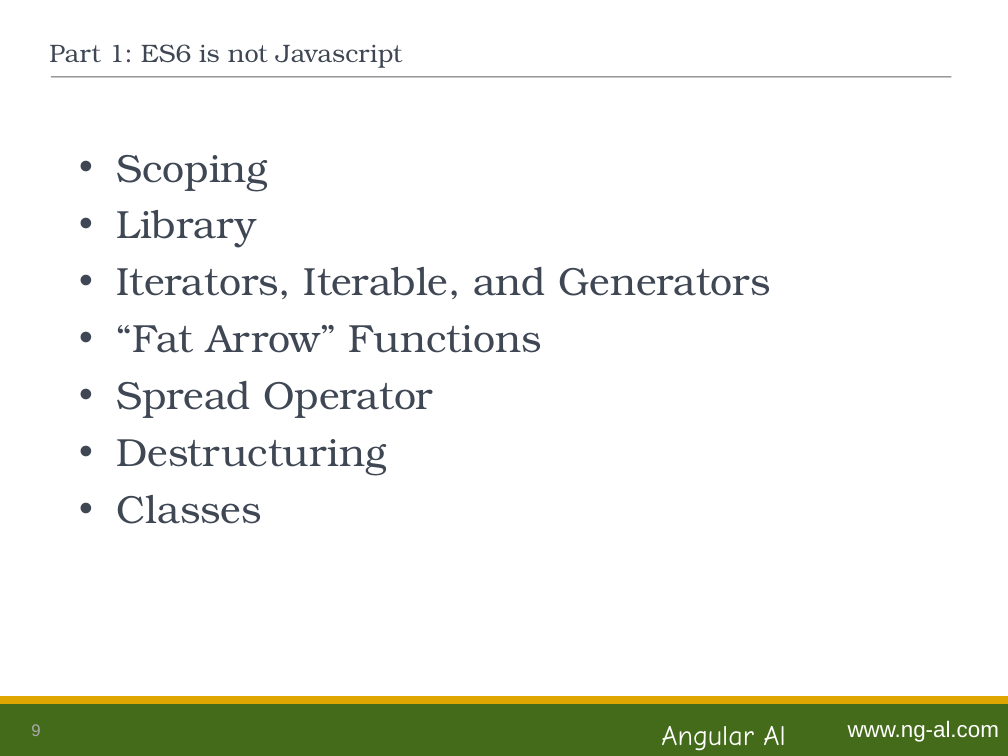
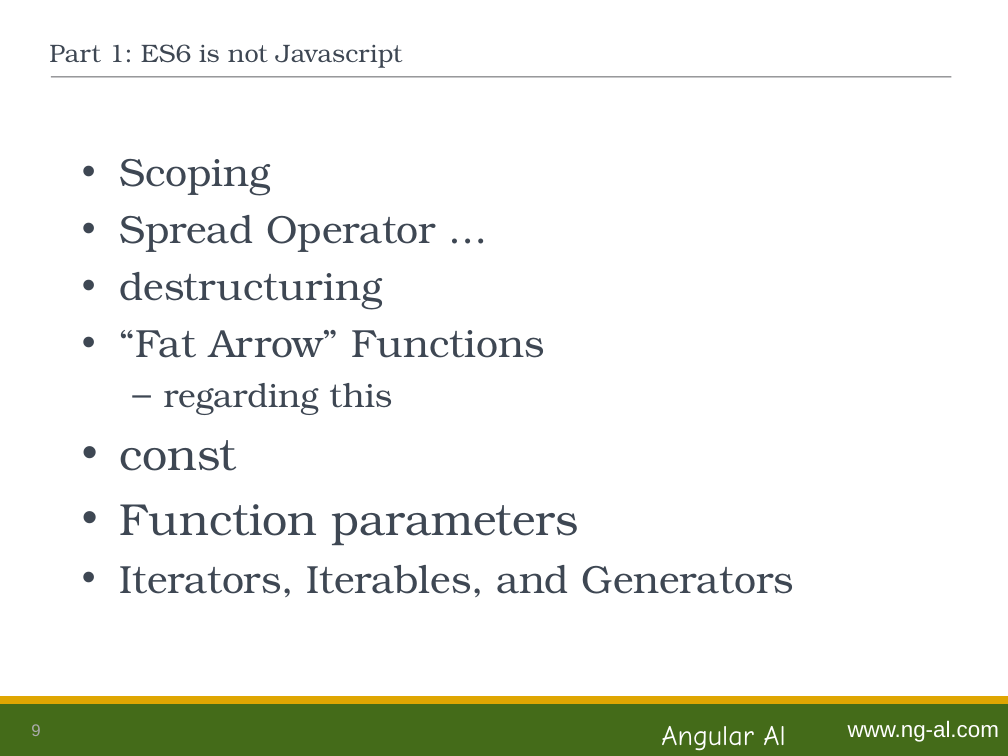
Before and after one commit to ng-al/es6-Intro, a slide deck: slide 9 of es6_Intro.ppt. Drawn at 1008x756 pixels with LibreOffice and Linux fonts; fonts in the diff are those of the drawing. Boxes give left, top, right and bottom in pixels: in the first picture for what was removed or moved away, otherwise in the second. Text is boxed around its words. In the diff, an @@ line names an element or a change of style, - is before the commit and + after.

Commit message:
Updated slides for part 1

```diff
--- a/es6_Intro.ppt
+++ b/es6_Intro.ppt
@@ text at [119,215,436,310]: text changed @@
-• Library
-• Iterators, Iterable, and Generators
+• Spread Operator …
+• destructuring
@@ text at [119,383,794,597]: text changed @@
-• Spread Operator
-• Destructuring
-• Classes
+  – regarding this
+• const
+• Function parameters
+• Iterators, Iterables, and Generators
```
Also in this commit, not shown: 3 other slides changed, 2 slides added.
